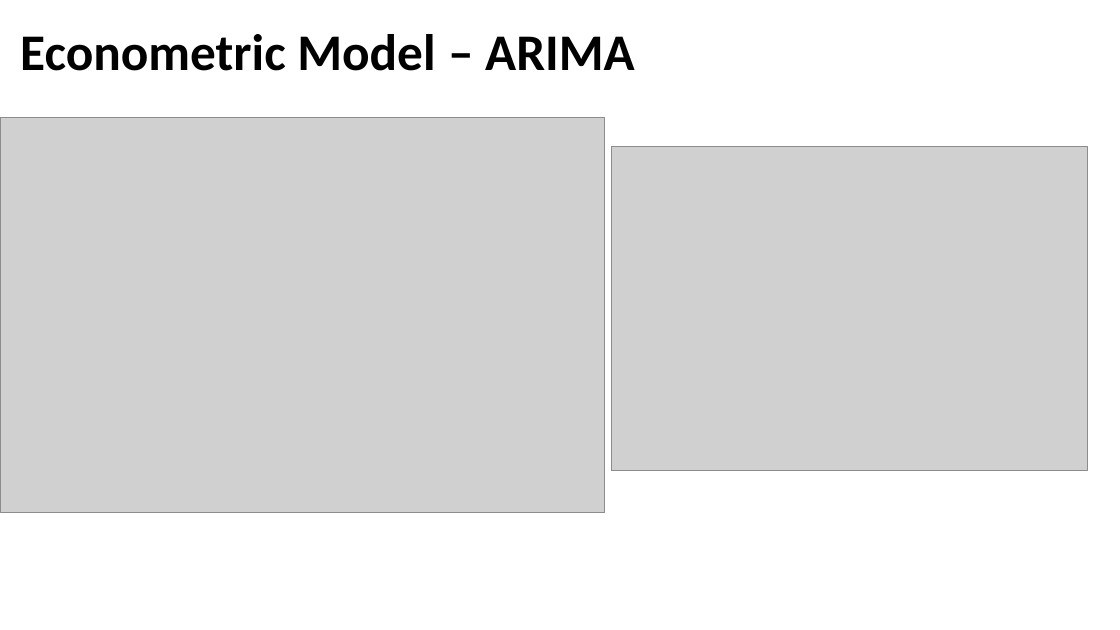
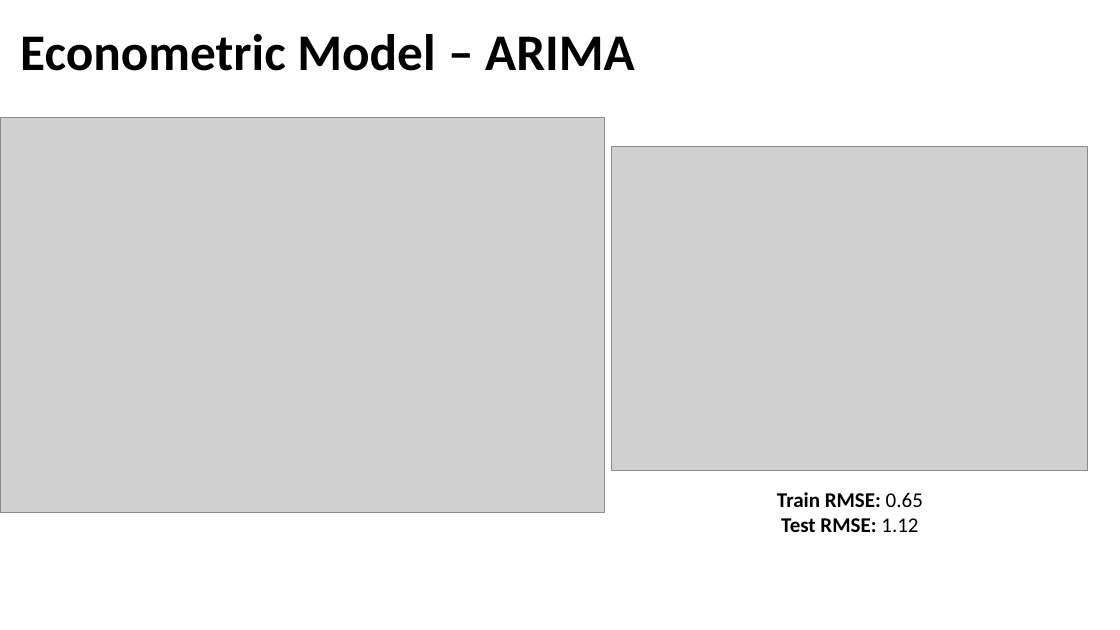
Before and after one commit to jwaliaga/NatGasDemandForcast, a slide deck: slide 6 of Docs/Methodology Presentation.pptx. Drawn at 1120x630 pixels with LibreOffice and Linux fonts; fonts in the diff are those of the drawing; grey boxes stand for pictures. Boxes give left, top, right and bottom in pixels: in the first picture for what was removed or moved away, otherwise in the second. Text is boxed around its words. In the diff, an @@ line names an element or a change of style, - is before the commit and + after.

Commit message:
Deploy-Update-Presentation

```diff
--- a/Docs/Methodology Presentation.pptx
+++ b/Docs/Methodology Presentation.pptx
@@ text added at (777, 492, 923, 532), 18 pt, text #000000, bold @@
+Train RMSE: 0.65
+Test RMSE: 1.12
```
Also in this commit, not shown: 2 other files.
